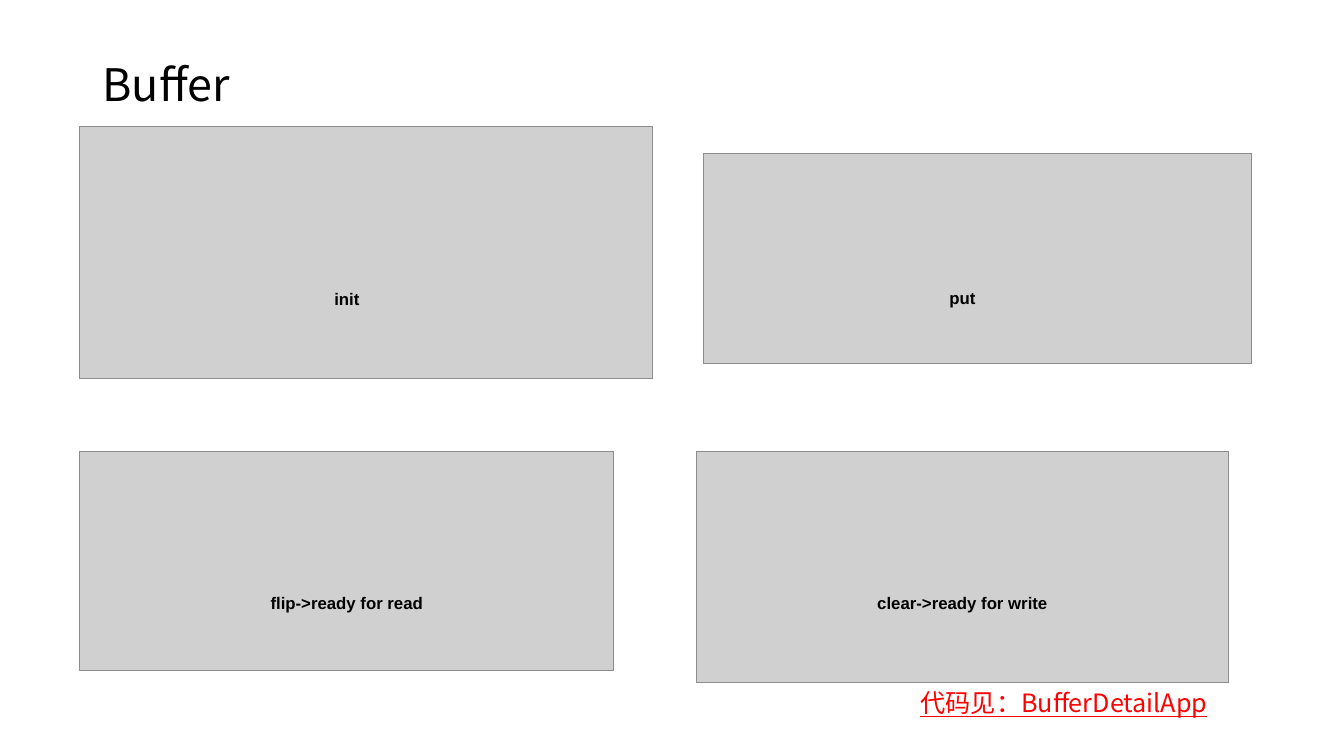
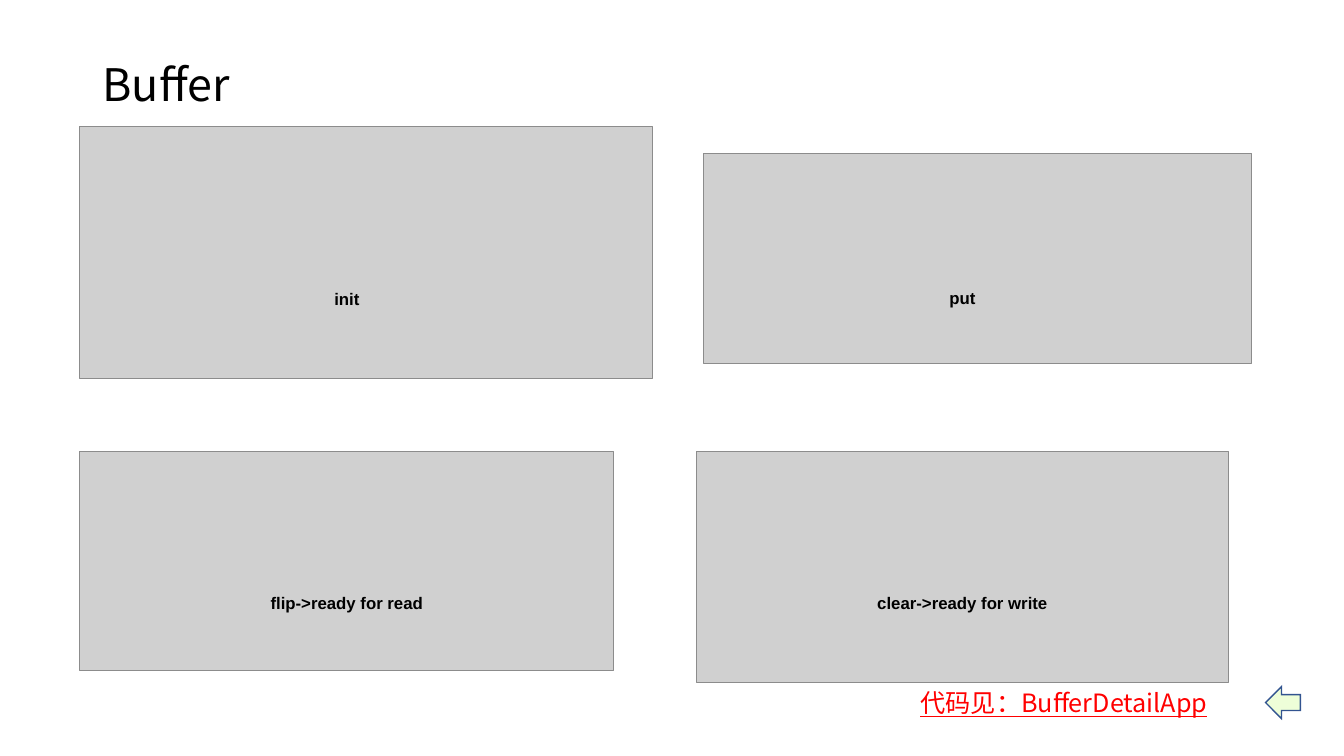
Before and after one commit to taomee517/netty-notes, a slide deck: slide 9 of Netty分享.pptx. Drawn at 1344x756 pixels with LibreOffice and Linux fonts; fonts in the diff are those of the drawing; grey boxes stand for pictures. Boxes give left, top, right and bottom in pixels: in the first picture for what was removed or moved away, otherwise in the second. Text is boxed around its words. In the diff, an @@ line names an element or a change of style, - is before the commit and + after.

```diff
--- a/Netty分享.pptx
+++ b/Netty分享.pptx
@@ left arrow added at (x1=1266, y1=687, x2=1302, y2=719), fill #EEFED8, outline #325491 1 pt @@
```
Also in this commit, not shown: 8 other slides changed, 2 slides added.
